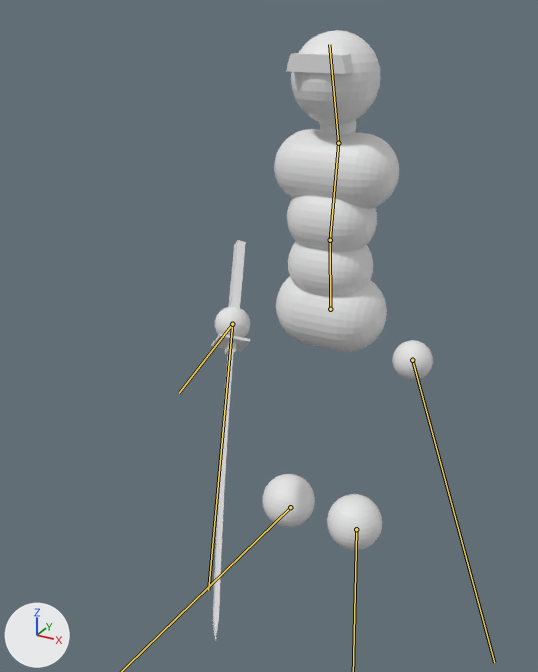
The glTF model assets/models/simple_combat_char.glb as it was, and as the next commit left it.
One viewpoint serves both versions: a camera (50 mm lens) standing at (0.92, -2.07, 1.79) and looking at (-0.02, -0.35, 0.93). The axes (+X, +Y, +Z) are drawn at lower left. The lights are the same throughout. Both versions are drawn at frame 4 of the action 'Ready_parry'; the numbers are the values there. The bones that change are drawn over the model as lines.

Objects in the first picture: 'Body', 'Sword'.
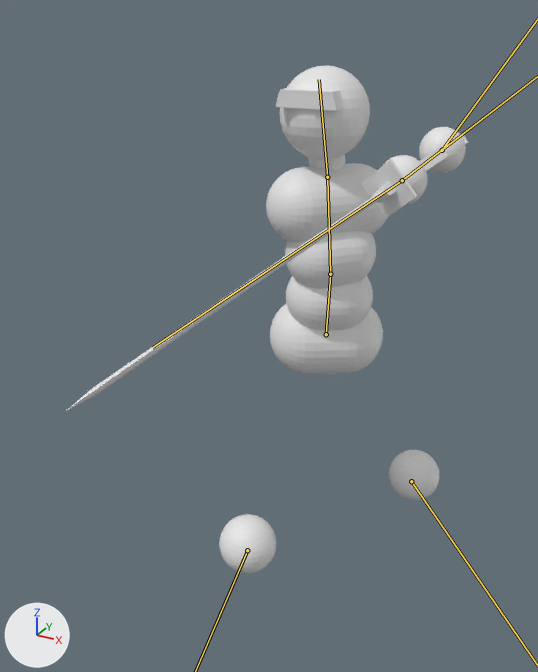
The change, as a diff of the scene's bpy script:
```diff
--- a/assets/models/simple_combat_char.glb.py
+++ b/assets/models/simple_combat_char.glb.py
@@ bone_lower_back @@
 bone_lower_back = bpy.data.objects['Armature'].pose.bones['Lower back']  # child of 'Root bone'
-bone_lower_back.location = (0.0, -0.024, -0.002)
-bone_lower_back.rotation_quaternion = (1.0, 0.0, 0.0, 0.0)  # degrees (0, 0, 0)
+bone_lower_back.location = (0.0, -0.102, -0.038)
+bone_lower_back.rotation_quaternion = (0.959, -0.082, 0.268, 0.049)  # degrees (-9, 31, 3)
@@ bone_upper_back @@
 bone_upper_back = bpy.data.objects['Armature'].pose.bones['Upper back']  # child of 'Lower back'
-bone_upper_back.rotation_quaternion = (1.0, 0.0, 0.0, 0.0)  # degrees (0, 0, 0)
+bone_upper_back.rotation_quaternion = (0.983, 0.091, 0.158, -0.01)  # degrees (11, 18, 1)
@@ bone_head @@
 bone_head = bpy.data.objects['Armature'].pose.bones['Head']  # child of 'Upper back'
-bone_head.rotation_quaternion = (1.0, 0.0, 0.0, 0.0)  # degrees (0, 0, 0)
+bone_head.rotation_quaternion = (0.915, 0.0, -0.387, -0.114)  # degrees (7, -45, -17)
@@ bone_hand_l @@
 bone_hand_l = bpy.data.objects['Armature'].pose.bones['Hand.L']  # child of 'Root bone'
-bone_hand_l.location = (-0.572, -0.412, -0.059)
-bone_hand_l.rotation_quaternion = (0.856, -0.436, 0.153, 0.234)  # degrees (-50, 28, 18)
+bone_hand_l.location = (0.062, -0.377, -0.07)
+bone_hand_l.rotation_quaternion = (0.854, -0.426, -0.056, -0.293)  # degrees (-48, -20, -29)
@@ bone_foot_l @@
 bone_foot_l = bpy.data.objects['Armature'].pose.bones['Foot.L']  # child of 'Root bone'
-bone_foot_l.location = (0.0, 0.0, 0.0)
-bone_foot_l.rotation_quaternion = (1.0, 0.0, 0.0, 0.0)  # degrees (0, 0, 0)
+bone_foot_l.location = (-0.119, -0.299, 0.226)
+bone_foot_l.rotation_quaternion = (0.953, 0.275, -0.122, -0.016)  # degrees (33, -13, -6)
@@ bone_hand_r @@
 bone_hand_r = bpy.data.objects['Armature'].pose.bones['Hand.R']  # child of 'Root bone'
-bone_hand_r.location = (-0.578, -0.402, 0.066)
-bone_hand_r.rotation_quaternion = (-0.796, 0.046, 0.41, -0.444)  # degrees (-33, -38, 70)
+bone_hand_r.location = (0.022, -1.049, 0.306)
+bone_hand_r.rotation_quaternion = (0.347, 0.051, -0.104, -0.931)  # degrees (13, 1, -139)
@@ bone_foot_r @@
 bone_foot_r = bpy.data.objects['Armature'].pose.bones['Foot.R']  # child of 'Root bone'
-bone_foot_r.location = (0.0, 0.0, 0.0)
-bone_foot_r.rotation_quaternion = (1.0, 0.0, 0.0, 0.0)  # degrees (0, 0, 0)
+bone_foot_r.location = (-0.106, 0.252, -0.099)
+bone_foot_r.rotation_quaternion = (0.97, -0.22, -0.097, -0.013)  # degrees (-26, -11, 1)
@@ bone_sword_attachment @@
 bone_sword_attachment = bpy.data.objects['Armature'].pose.bones['Sword attachment']  # child of 'Root bone'
-bone_sword_attachment.location = (0.402, 0.066, 0.578)
-bone_sword_attachment.rotation_quaternion = (0.796, 0.41, 0.444, 0.046)  # degrees (69, 42, 36)
+bone_sword_attachment.location = (1.049, 0.306, -0.023)
+bone_sword_attachment.rotation_quaternion = (-0.347, -0.104, 0.931, 0.051)  # degrees (-13, -141, 17)
```

Pixel boxes (x1, y1, x2, y2) of what changed, in the pictures (538 x 672 px):
'Body', posed (13% wider): before (215, 30, 433, 550); after (219, 65, 466, 573)
'Sword', posed (936% wider, 30% shorter): before (212, 240, 250, 641); after (65, 133, 468, 412)
bone 'Lower back', root to tip: before (330, 309) to (330, 240); after (326, 334) to (330, 274)
bone 'Upper back', root to tip: before (330, 240) to (338, 143); after (330, 274) to (327, 177)
bone 'Head', root to tip: before (338, 143) to (329, 44); after (327, 177) to (319, 79)
bone 'Sword attachment', root to tip: before (232, 324) to (208, 590); after (402, 180) to (152, 347)
